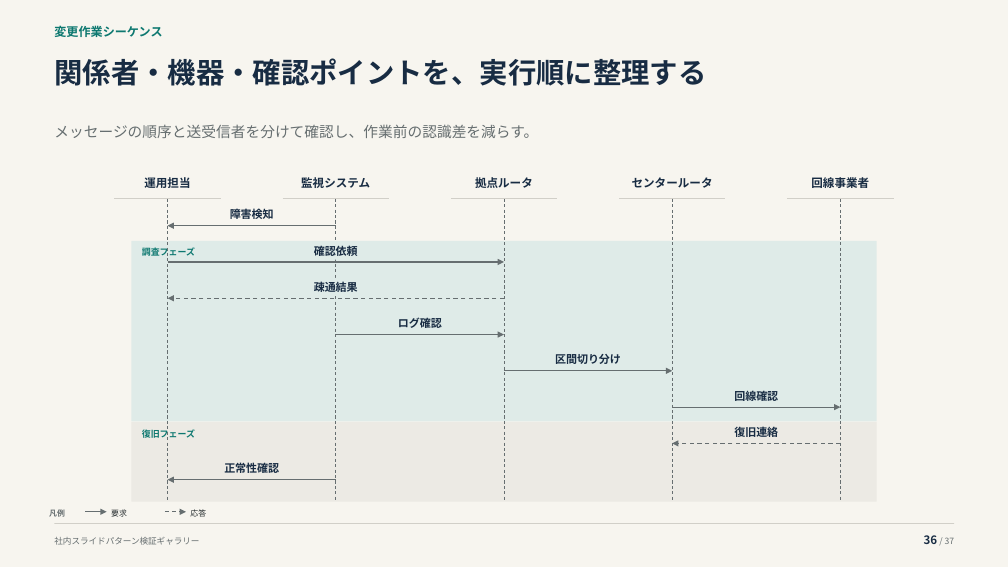
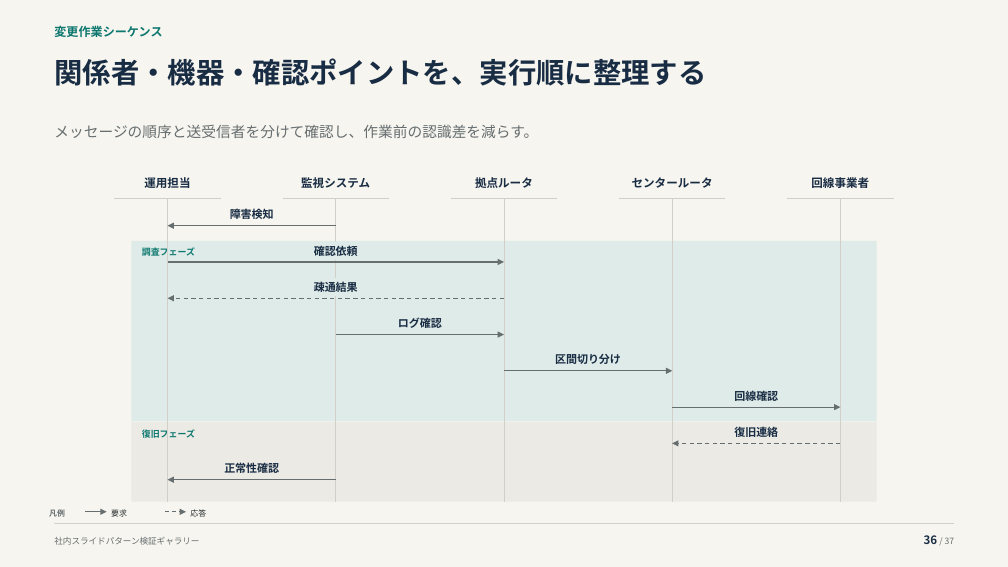
Before and after one commit to thinas1115/pptxdsl, a slide deck: slide 36 of examples/gallery/pattern_gallery.pptx. Drawn at 1008x567 pixels with LibreOffice and Linux fonts; fonts in the diff are those of the drawing. Boxes give left, top, right and bottom in pixels: in the first picture for what was removed or moved away, otherwise in the second. Text is boxed around its words. In the diff, an @@ line names an element or a change of style, - is before the commit and + after.

```diff
--- a/examples/gallery/pattern_gallery.pptx
+++ b/examples/gallery/pattern_gallery.pptx
@@ line (168, 199) - (168, 502): stroke #666E70 0.75 pt dashed to #D1CFC8 0.6 pt @@
@@ line (336, 199) - (336, 502): stroke #666E70 0.75 pt dashed to #D1CFC8 0.6 pt @@
@@ line (504, 199) - (504, 502): stroke #666E70 0.75 pt dashed to #D1CFC8 0.6 pt @@
@@ line (672, 199) - (672, 502): stroke #666E70 0.75 pt dashed to #D1CFC8 0.6 pt @@
@@ line (841, 199) - (841, 502): stroke #666E70 0.75 pt dashed to #D1CFC8 0.6 pt @@
```
Also in this commit, not shown: 6 other files.
